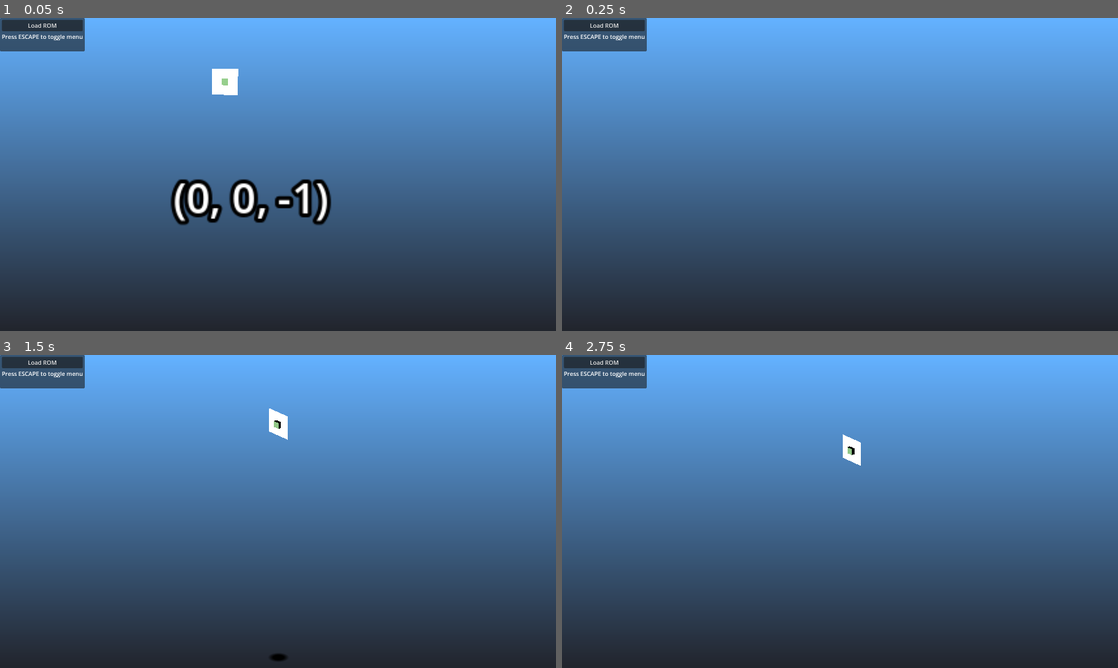
Above: before the commit, frames 1-4 (two rows, left to right).
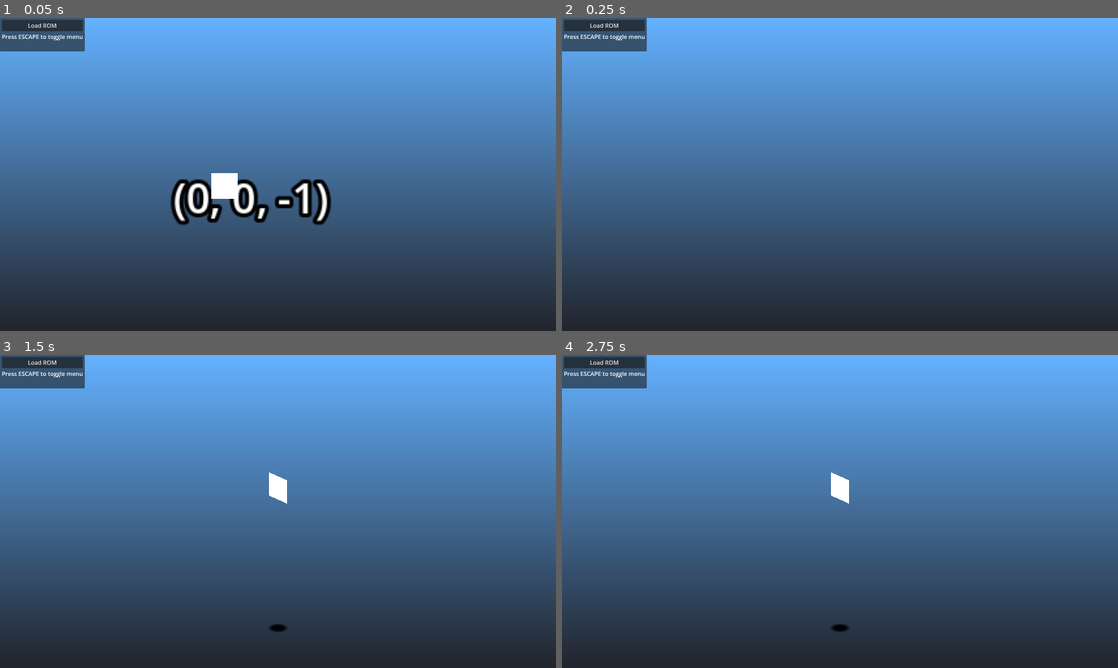
Above: after the commit, the same moments.

Repository: mrgudenheim/TacticsEngineG
Game: Godot game, scene res://src/Map/map_viewer.tscn
The game is run twice, just before and just after one commit, with the same random seed, the same clock (stepped at 60 frames per second) and the same inputs.
Inputs (mouse positions are in pixels of both pictures, inside the frame that each line leads up to):
- Up to frame 1 (0.05 s): no input
- Up to frame 2 (0.25 s): no input
- Up to frame 3 (1.5 s): tap Enter (ui_accept) at 0.5, 0.77 s; move the mouse to (400, 495) at 0.52 s; hold D 0.53-1.25 s; tap Down (camera_down) at 0.6 s; click (400, 495) at 0.67 s; drag from (166, 527) to (250, 574) at 1.27 s
- Up to frame 4 (2.75 s): move the mouse to (895, 442) at 2.02 s; hold D from 2.03 s (still down); tap Right (camera_right) at 2.1 s

The runs differ from the first frame. In frame 1, 0.8% of the frame differs, in the area x 38-43%, y 16-58%; in frame 2, nothing differs; in frame 3, 0.6%; in frame 4, 0.5%.
Error before the commit: Invalid access to property or key 'sequences' on a base object of type 'Nil'. (res://src/Unit/unit_animation_manager.gd:504)
Error after the commit: Parse Error: Could not parse global class "VisualEffectData" from "res://src/file_formats/visual_effect_data.gd". (res://src/rom_reader.gd:36)

Commit message:
added interpretation of some of the vram data fixed frame uv width and height interpretation

Diff:
--- a/src/Map/map_viewer.tscn
+++ b/src/Map/map_viewer.tscn
@@ -353,17 +353,17 @@
 editable = false
 
 [node name="VfxFrameViewer" type="MeshInstance3D" parent="Unit/CharacterBody3D"]
-transform = Transform3D(0.707107, 0, -0.707107, 0, 1, 0, 0.707107, 0, 0.707107, 0, 5, 0)
+transform = Transform3D(0.707107, 0, -0.707107, 0, 1, 0, 0.707107, 0, 0.707107, 0, 1, 0)
 mesh = SubResource("QuadMesh_l6aii")
 skeleton = NodePath("../../..")
 
 [node name="MeshInstance3D" type="MeshInstance3D" parent="Unit/CharacterBody3D/VfxFrameViewer"]
 transform = Transform3D(0.25, 0, 0, 0, 0.25, 0, 0, 0, 0.25, 0, 0, 0)
+visible = false
 mesh = SubResource("BoxMesh_j8w6k")
 
 [node name="SpriteViewer" type="Sprite3D" parent="."]
 transform = Transform3D(1, 0, 0, 0, 0.707107, 0.707107, 0, -0.707107, 0.707107, 0, 5, 0)
-visible = false
 pixel_size = 0.05
 billboard = 1
 texture_filter = 0
--- a/src/file_formats/visual_effect_data.gd
+++ b/src/file_formats/visual_effect_data.gd
@@ -16,6 +16,7 @@
 	var frame_set: Array[VfxFrame] = []
 
 class VfxFrame:
+	var vram_bytes: PackedByteArray = []
 	var top_left_uv: Vector2i = Vector2i.ZERO
 	var uv_width: int = 0
 	var uv_height: int = 0
@@ -109,11 +110,21 @@
 		for frame_id: int in num_frames:
 			var frame_bytes: PackedByteArray = frame_set_bytes.slice(4 + (frame_id * frame_data_length))
 			var new_frame: VfxFrame = VfxFrame.new()
+			new_frame.vram_bytes = frame_bytes.slice(0, 4)
 			var top_left_u: int = frame_bytes.decode_u8(4)
 			var top_left_v: int = frame_bytes.decode_u8(5)
 			new_frame.top_left_uv = Vector2i(top_left_u, top_left_v)
+
+			if new_frame.vram_bytes[1] & 0x10 != 0:
 			new_frame.uv_width = frame_bytes.decode_s8(6)
+			else:
+				new_frame.uv_width = frame_bytes.decode_u8(6)
+			if new_frame.vram_bytes[1] & 0x20 != 0:
 			new_frame.uv_height = frame_bytes.decode_s8(7)
+			else:
+				new_frame.uv_height = frame_bytes.decode_u8(7)
+			#new_frame.uv_width = frame_bytes.decode_s8(6)
+			#new_frame.uv_height = frame_bytes.decode_s8(7)
 			var top_left_x: int = frame_bytes.decode_s16(8)
 			var top_left_y: int = frame_bytes.decode_s16(0xa)
 			new_frame.top_left_xy = Vector2i(top_left_x, top_left_y)
